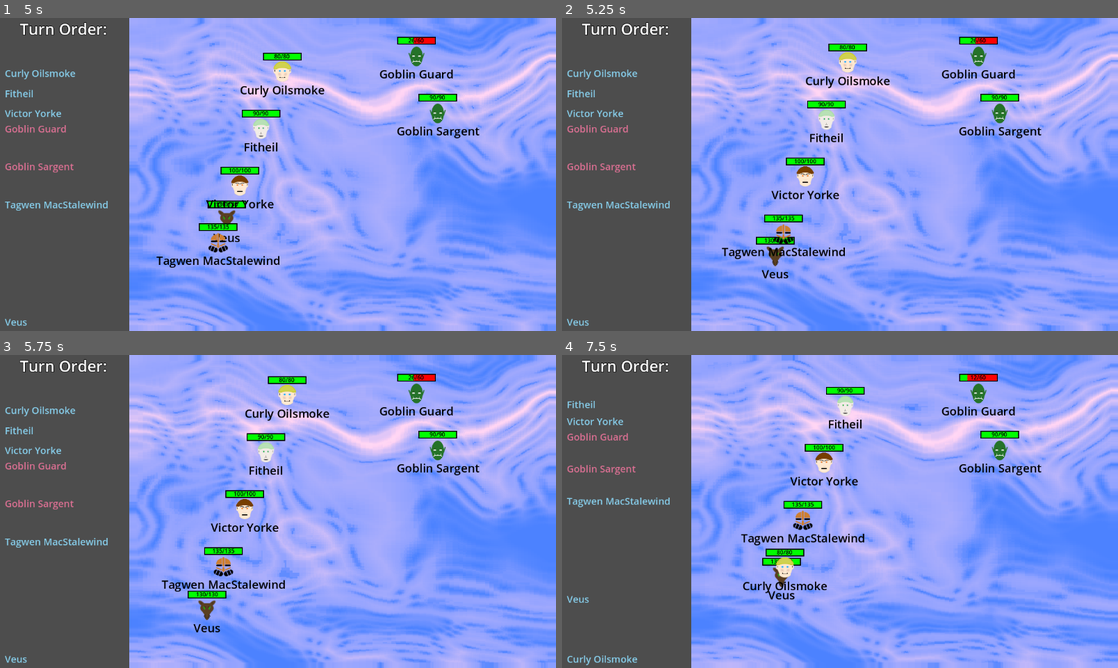
Above: before the commit, frames 1-4 (two rows, left to right).
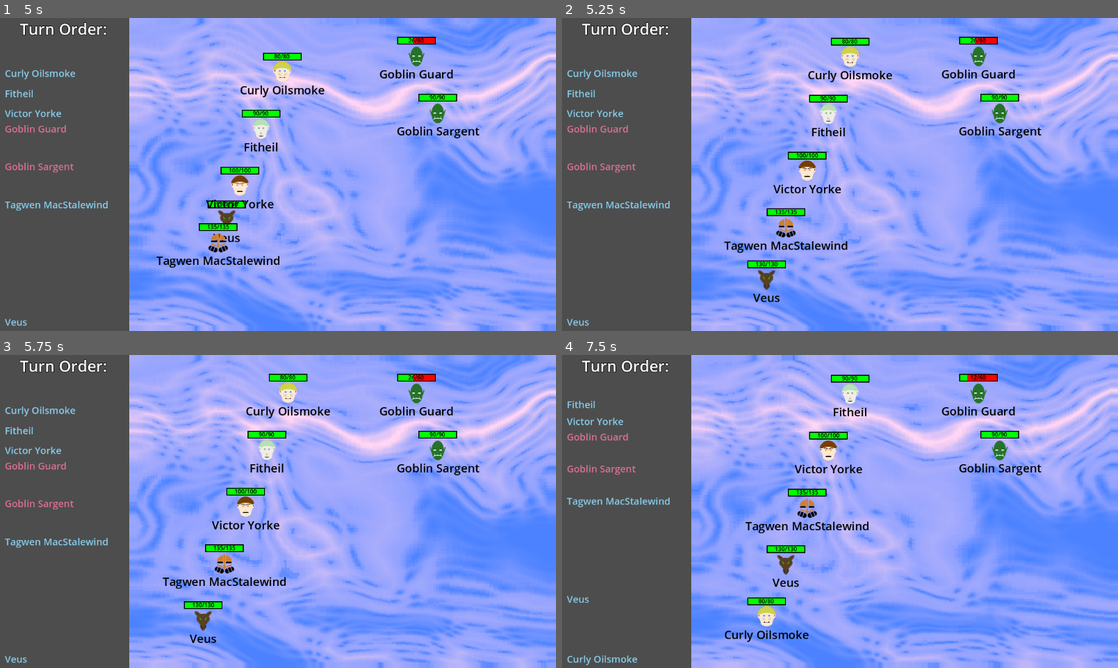
Above: after the commit, the same moments.

Repository: Habidakus/wild-jam-78-erase
Game: Godot game, scene res://Scenes/main.tscn
Two runs of this game, one before a commit and one after it. Both use one fixed random seed, a clock stepped at 60 frames per second and the inputs below. The engine's default icon, where the game draws it, is replaced by a stand-in: a white triangle on a blue panel in a dark square.
Inputs (mouse positions are in pixels of both pictures, inside the frame that each line leads up to):
- Up to frame 1 (5 s): tap Enter at 0.5, 2, 3.5 s; move the mouse to (400, 158) at 0.52 s; click (400, 158) at 0.67 s; click "Play" at 1.25 s; move the mouse to (166, 190) at 2.02 s; click (166, 190) at 2.17 s; move the mouse to (333, 105) at 2.77 s; click (333, 105) at 2.92 s; move the mouse to (250, 237) at 3.52 s; click (250, 237) at 3.67 s; click "Halberd" at 4.25 s
- Up to frame 2 (5.25 s): move the mouse to (1006, 221) at 5.02 s; click (1006, 221) at 5.17 s
- Up to frame 3 (5.75 s): no input
- Up to frame 4 (7.5 s): move the mouse to (673, 464) at 5.77 s; click (673, 464) at 5.92 s; click "Sling" at 6.5 s; move the mouse to (867, 511) at 7.27 s; click (867, 511) at 7.42 s

Frame 1 is identical in both runs. In frame 2, 3.9% of the frame differs, in the area x 28-60%, y 6-91%; in frame 3, 3.1%; in frame 4, 4.1%, in the area x 29-56%, y 6-92%.

Commit message:
Initial work on having attack animations

Diff:
--- a/Scripts/MinMaxFunctions/EGameState.gd
+++ b/Scripts/MinMaxFunctions/EGameState.gd
@@ -55,7 +55,7 @@
 	if eaction.attack != null:
 		assert(eaction.targetID != 0)
 		assert(eaction.actorID != 0)
-		eaction.attack.apply(ret_val.get_unit_by_id(eaction.actorID), ret_val.get_unit_by_id(eaction.targetID))
+		eaction.attack.apply(ret_val.get_unit_by_id(eaction.actorID), ret_val.get_unit_by_id(eaction.targetID), null)
 	else:
 		assert(eaction.targetID == 0)
 		assert(eaction.actorID == 0)
--- /dev/null
+++ b/Scripts/action_fx_container.gd
@@ -0,0 +1,51 @@
+class_name ActionFXContainer extends RefCounted
+
+var damages : Array[Array] # <unit id, float>
+var stunned_unit_id : int = -1
+var stunner_unit_id : int = -1
+var stunned_time : float = 0
+
+const texture_stunned : Texture = preload("res://Art/Net.png")
+
+func render_fx(unit_graphics_map : Dictionary) -> void: # <unit id, UnitGraphics>
+	if unit_graphics_map.has(stunned_unit_id):
+		var attacker_graphics : UnitGraphics = unit_graphics_map[stunner_unit_id]
+		var unit_graphics : UnitGraphics = unit_graphics_map[stunned_unit_id]
+		var tween : Tween = unit_graphics.create_tween()
+		var net : Sprite2D = Sprite2D.new()
+		net.texture = texture_stunned
+		net.position = attacker_graphics.global_position - unit_graphics.global_position
+		unit_graphics.add_child(net)
+		tween.tween_property(net, "rotation_degrees", 90, 0.95)
+		tween.parallel()
+		tween.tween_property(net, "position", unit_graphics.size / 2, 0.75)
+		tween.tween_property(net, "modulate", Color(1, 1, 1, 0), 0.20)
+		tween.tween_callback(Callable(self, "clean_up_net").bind(unit_graphics, net))
+
+func clean_up_net(unit_graphics : UnitGraphics, net : Sprite2D) -> void:
+	unit_graphics.remove_child(net)
+	net.queue_free()
+
+func add_tiring(_unit : UnitStats):
+	print("TODO: Add Tiring VFX")
+func apply_bleed(_unit : UnitStats):
+	print("TODO: Add Bleed-applied VFX")
+func add_cooldown(_unit : UnitStats):
+	print("TODO: Add Cooldown triggered VFX")
+func expend_single_use(_unit : UnitStats):
+	print("TODO: Add single-use consumed VFX")
+
+func add_stun(attacker : UnitStats, target : UnitStats, time : float):
+	assert(stunned_unit_id == -1)
+	stunner_unit_id = attacker.id
+	stunned_unit_id = target.id
+	stunned_time = time
+
+func apply_heal(unit : UnitStats, dmg : float):
+	damages.append([unit.id, 0 - dmg])
+
+func apply_damage(unit : UnitStats, dmg : float):
+	damages.append([unit.id, dmg])
+
+func bleed_once(unit : UnitStats, dmg : float):
+	apply_damage(unit, dmg)
--- a/Scripts/attack_stats.gd
+++ b/Scripts/attack_stats.gd
@@ -163,40 +163,71 @@
 	else:
 		return 0
 
-func apply(actor : UnitStats, target : UnitStats) -> void:
-	actor.next_attack += get_cost_in_time(actor)
+func generate_fx(actor : UnitStats, target : UnitStats) -> ActionFXContainer:
+	var ret_val : ActionFXContainer = ActionFXContainer.new()
+	apply(actor, target, ret_val)
+	return ret_val
+
+func apply(actor : UnitStats, target : UnitStats, fx : ActionFXContainer) -> void:
+	if fx == null:
+		actor.next_attack += get_cost_in_time(actor)
+
 	if tiring > 1:
-		actor.tired *= tiring
-
-	target.next_attack += get_cost_in_time_for_target(target)
+		if fx != null:
+			fx.add_tiring(actor)
+		else:
+			actor.tired *= tiring
+
+	var target_stun_cost : float = get_cost_in_time_for_target(target)
+	if target_stun_cost:
+		if fx != null:
+			fx.add_stun(actor, target, target_stun_cost)
+		else:
+			target.next_attack += target_stun_cost
 
 	var new_bleed_ticks : bool = true if bleed_ticks > 0 && bleed_ticks > target.bleeding_ticks else false
 	var dmg : float = target.calculate_damage_from_attack(self)
 
 	if acts_on_allies:
-		target.current_health = min(target.current_health + dmg, target.max_health)
-		if target.bleeding_ticks > 0:
-			target.bleeding_ticks = 0
-	else:
-		if target.magic_shield > dmg:
-			target.magic_shield -= dmg
-			dmg = 0
-		elif target.magic_shield > 0:
-			dmg -= target.magic_shield
-			target.magic_shield = 0
-
-		target.current_health -= dmg
-		if dmg <= 1:
-			new_bleed_ticks = false
-		if new_bleed_ticks:
-			target.bleeding_ticks = bleed_ticks
-
-	actor.clear_cooldowns()
-	if cooldown:
-		actor.set_cooldown(id)
-	if single_use:
-		actor.set_single_use()
+		if fx != null:
+			fx.apply_heal(target, dmg)
+		else:
+			target.current_health = min(target.current_health + dmg, target.max_health)
+			if target.bleeding_ticks > 0:
+				target.bleeding_ticks = 0
+	else:
+		if fx != null:
+			fx.apply_damage(target, dmg)
+		else:
+			if target.magic_shield > dmg:
+				target.magic_shield -= dmg
+				dmg = 0
+			elif target.magic_shield > 0:
+				dmg -= target.magic_shield
+				target.magic_shield = 0
+
+			target.current_health -= dmg
+			if dmg <= 1:
+				new_bleed_ticks = false
+			if new_bleed_ticks:
+				target.bleeding_ticks = bleed_ticks
+
+	if fx != null:
+		if cooldown:
+			fx.add_cooldown(actor)
+		if single_use:
+			fx.expend_single_use(actor)
+	else:
+		actor.clear_cooldowns()
+		if cooldown:
+			actor.set_cooldown(id)
+		if single_use:
+			actor.set_single_use()
 
 	if actor.bleeding_ticks > 0:
-		actor.current_health -= (actor.max_health / 10.0)
-		actor.bleeding_ticks -= 1
+		var bleed_amount = actor.max_health / 10.0
+		if fx != null:
+			fx.bleed_once(actor, bleed_amount)
+		else:
+			actor.current_health -= bleed_amount
+			actor.bleeding_ticks -= 1
--- a/Scripts/game.gd
+++ b/Scripts/game.gd
@@ -14,7 +14,7 @@
 
 # Called when the node enters the scene tree for the first time.
 func _ready() -> void:
-	rnd.seed = Time.get_unix_time_from_system()
+	rnd.seed = int(Time.get_unix_time_from_system())
 	combat_state_machine_state = find_child("Combat") as SMSCombat
 	combat_state_machine_state.init(self)
 	path_state_machine_state = find_child("PathSelection") as SMSPath
@@ -415,6 +415,7 @@
 					#pass
 		if best_action == null:
 			best_action = calc.get_best_action(game_state, calculation_depth) as EAction
+		harvest_fx(best_action)
 		game_state = best_action.resulting_state
 		#print(str(best_action))
 		update_trip_sheet()
@@ -437,6 +438,12 @@
 		var click_callback : Callable = Callable(self, "human_click_on_action")
 		combat_state_machine_state.set_human_moves(human_moves, hover_callback, click_callback)
 
+func harvest_fx(action : EAction) -> void:
+	if action.attack == null:
+		return
+	var fx : ActionFXContainer = action.attack.generate_fx(game_state.get_unit_by_id(action.actorID), game_state.get_unit_by_id(action.targetID))
+	combat_state_machine_state.apply_fx(fx)
+
 func human_hover_over_action(b : bool, move : EAction) -> void:
 
 	if b:
@@ -461,6 +468,7 @@
 		#print(move.attack.attack_name + " for " + str(round(dmg * 10) / 10) + " damage.")
 
 func human_click_on_action(move : EAction) -> void:
+	harvest_fx(move)
 	game_state = move.resulting_state
 	combat_state_machine_state.clear_human_moves()
 	for unitID : int in battle_space_figures.keys():
--- a/Scripts/gamestate_combat.gd
+++ b/Scripts/gamestate_combat.gd
@@ -11,6 +11,10 @@
 func enter_state() -> void:
 	super.enter_state()
 	game.initialize_foes()
+
+func apply_fx(fx : ActionFXContainer) -> void:
+	fx.render_fx(game.battle_space_figures)
+	cooldown = 1
 
 func _process(_delta: float) -> void:
 	if cooldown > 0:
